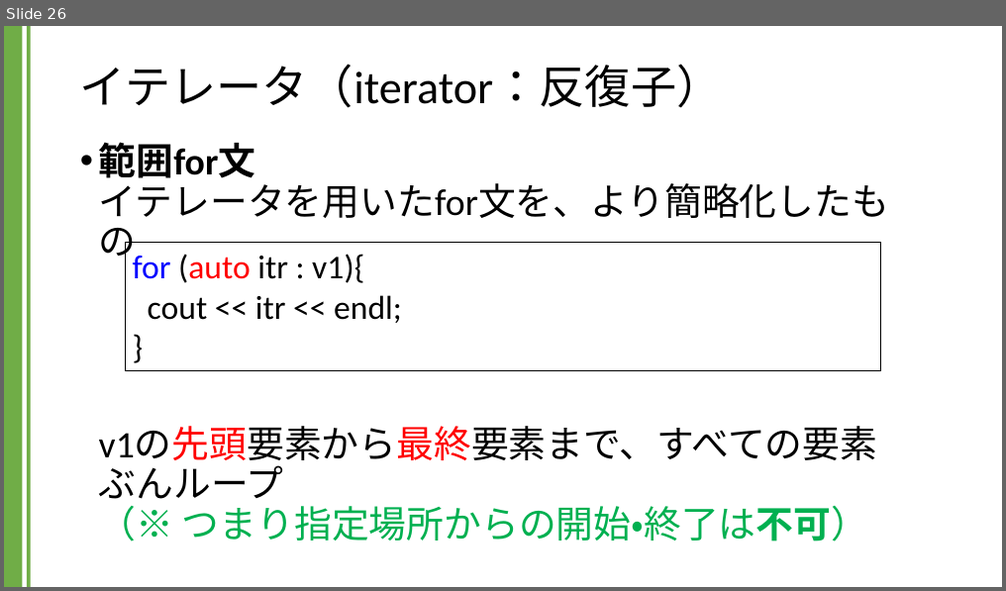
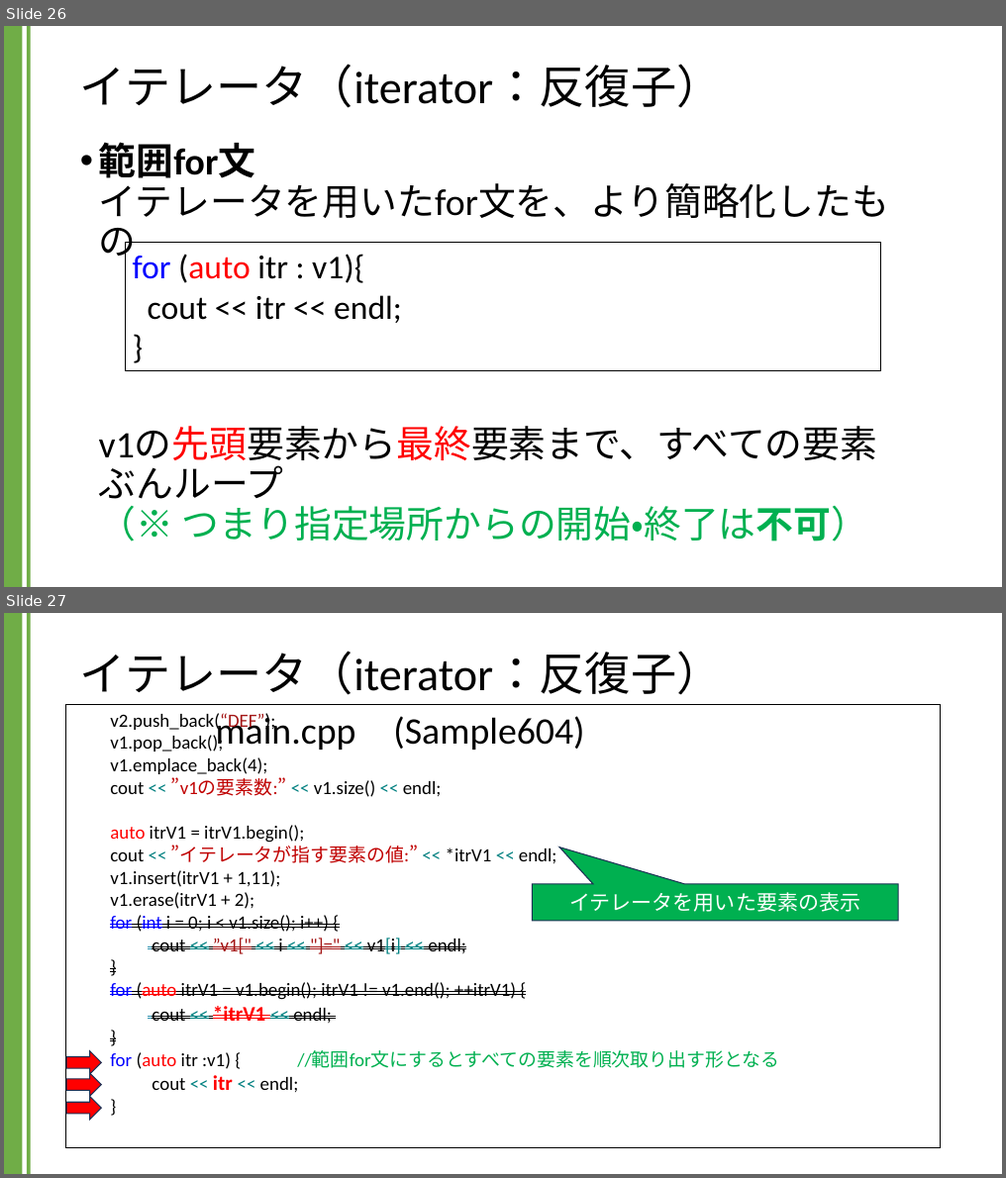
Before and after one commit to kic-murata/cpp2024, a slide deck: 授業資料/講義資料：Vectorクラス.pptx. Shown one above the other, each under a label of ours: slide 26 before the commit, slides 26 and 27 after it. The pictures are 1006x591 and 1006x1178 pixels, drawn with LibreOffice and Linux fonts; fonts in the diff are those of the drawing. Boxes give left, top, right and bottom in pixels: in the first picture for what was removed or moved away, otherwise in the second. Text is boxed around its words. In the diff, an @@ line names an element or a change of style, - is before the commit and + after.

```diff
--- a/授業資料/講義資料：Vectorクラス.pptx
+++ b/授業資料/講義資料：Vectorクラス.pptx
@@ slide 27 added at [4,613,1002,1174], background #FFFFFF; not listed: 2 template elements that a slide beside it also shows @@
@@ title added at [80,651,723,695], 44 pt, text #000000 @@
+イテレータ（iterator：反復子）
@@ rectangle added at [65,705,941,1149], outline #000000 0.75 pt, 18 pt, text #000000 @@
+v2.push_back(“DEF”);
+v1.pop_back();
+v1.emplace_back(4);
+cout << ”v1の要素数:” << v1.size() << endl;
+auto itrV1 = itrV1.begin();
+cout << ”イテレータが指す要素の値:” << *itrV1 << endl;
+v1.insert(itrV1 + 1,11);
+v1.erase(itrV1 + 2);
+for (int i = 0; i < v1.size(); i++) {
+cout << ”v1[" << i << "]=" << v1[i] << endl;
+}
+for (auto itrV1 = v1.begin(); itrV1 != v1.end(); ++itrV1) {
+cout << *itrV1 << endl;
+}
+for (auto itr :v1) { //範囲for文にするとすべての要素を順次取り出す形となる
+cout << itr << endl;
+}
@@ text added at [216,713,584,751], 36 pt, text #000000 @@
+main.cpp (Sample604)
@@ speech box added at [532,884,898,921], fill #00B050, outline #1E3256 1 pt, 20 pt, text #FFFFFF @@
+イテレータを用いた要素の表示
@@ right arrow added at [66,1052,101,1075], fill #FF0000, outline #1E3256 1 pt @@
@@ right arrow added at [66,1073,101,1096], fill #FF0000, outline #1E3256 1 pt @@
@@ right arrow added at [66,1096,101,1120], fill #FF0000, outline #1E3256 1 pt @@
```
Also in this commit, not shown: 1 other slide added.
